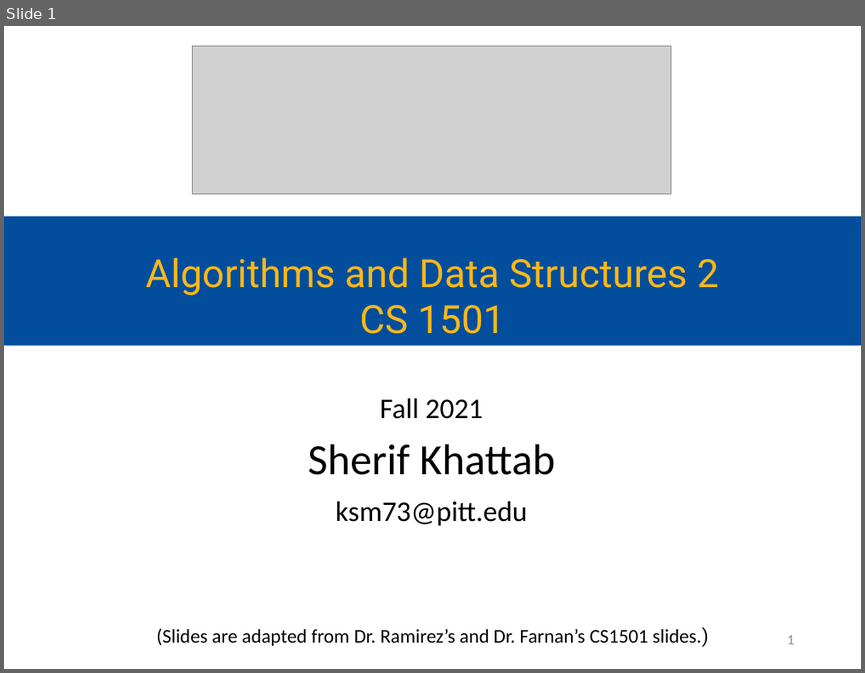
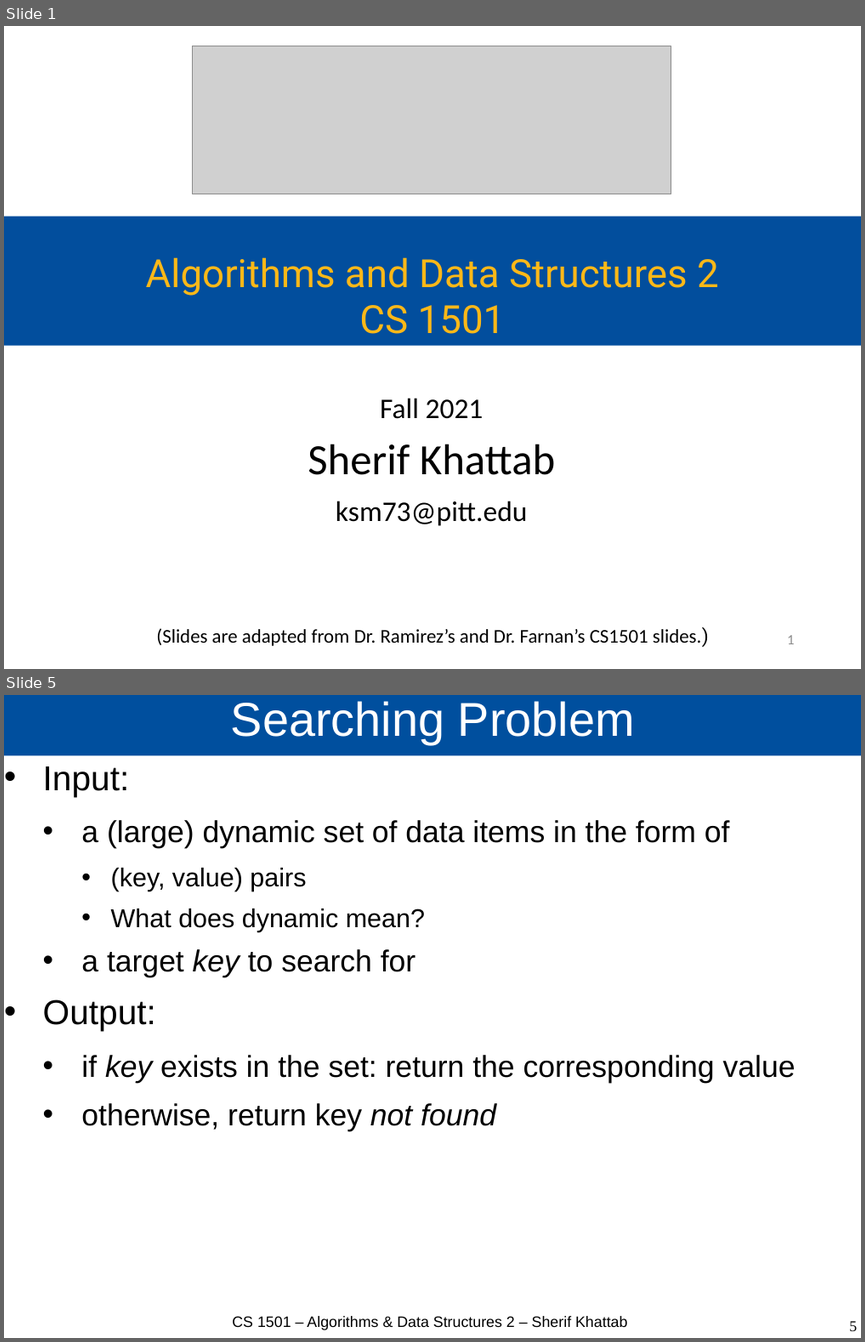
Before and after one commit to cs1501-2224/handouts, a slide deck: DraftSlides/Lecture3.pptx. Shown one above the other, each under a label of ours: slide 1 before the commit, slides 1 and 5 after it; the slides between them are not shown. The pictures are 865x673 and 865x1342 pixels, drawn with LibreOffice and Linux fonts; fonts in the diff are those of the drawing; grey boxes stand for pictures. Boxes give left, top, right and bottom in pixels: in the first picture for what was removed or moved away, otherwise in the second. Text is boxed around its words. In the diff, an @@ line names an element or a change of style, - is before the commit and + after.

```diff
--- a/DraftSlides/Lecture3.pptx
+++ b/DraftSlides/Lecture3.pptx
@@ slide 5 added at box(4, 695, 861, 1338), background #FFFFFF @@
@@ title added at box(4, 695, 861, 756), fill #004F9E, 44 pt, text #FFFFFF @@
+Searching Problem
@@ text added at box(43, 766, 795, 1132), 28 pt, text #000000 @@
+• Input:
+  • a (large) dynamic set of data items in the form of
+    • (key, value) pairs
+    • What does dynamic mean?
+  • a target key to search for
+• Output:
+  • if key exists in the set: return the corresponding value
+  • otherwise, return key not found
@@ text added at box(232, 1315, 627, 1330), 14 pt, text #000000 @@
+CS 1501 – Algorithms & Data Structures 2 – Sherif Khattab
@@ page number added at box(849, 1321, 857, 1331), 14 pt, text #000000 @@
+5
```
Also in this commit, not shown: 3 slides changed, 19 other slides added, 2 other files.
